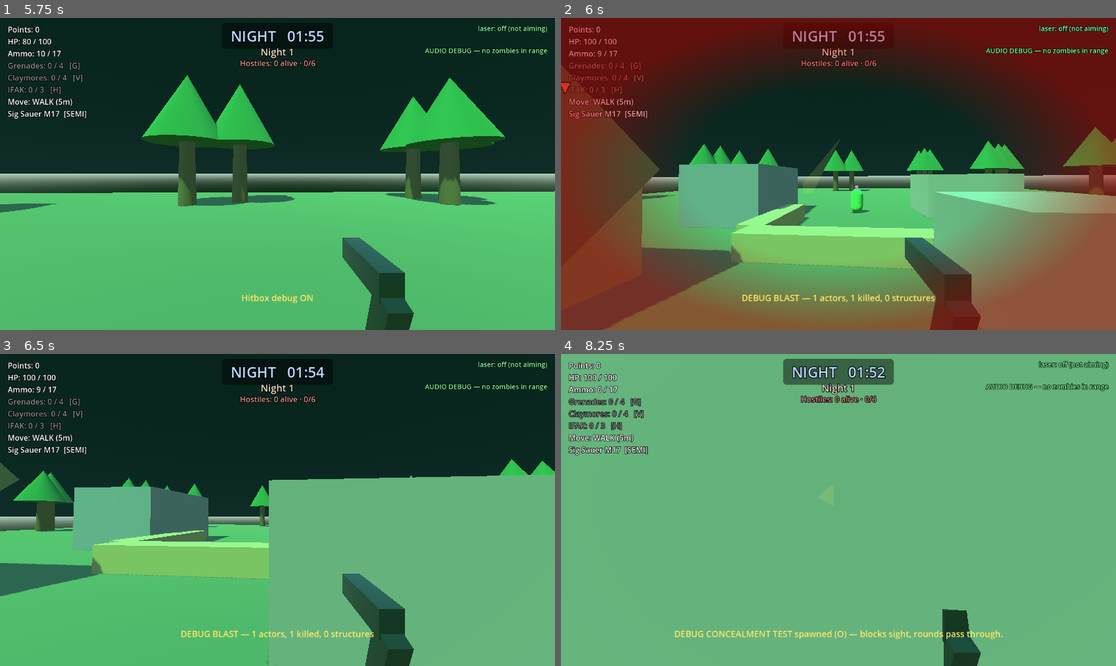
Above: before the commit, frames 1-4 (two rows, left to right).
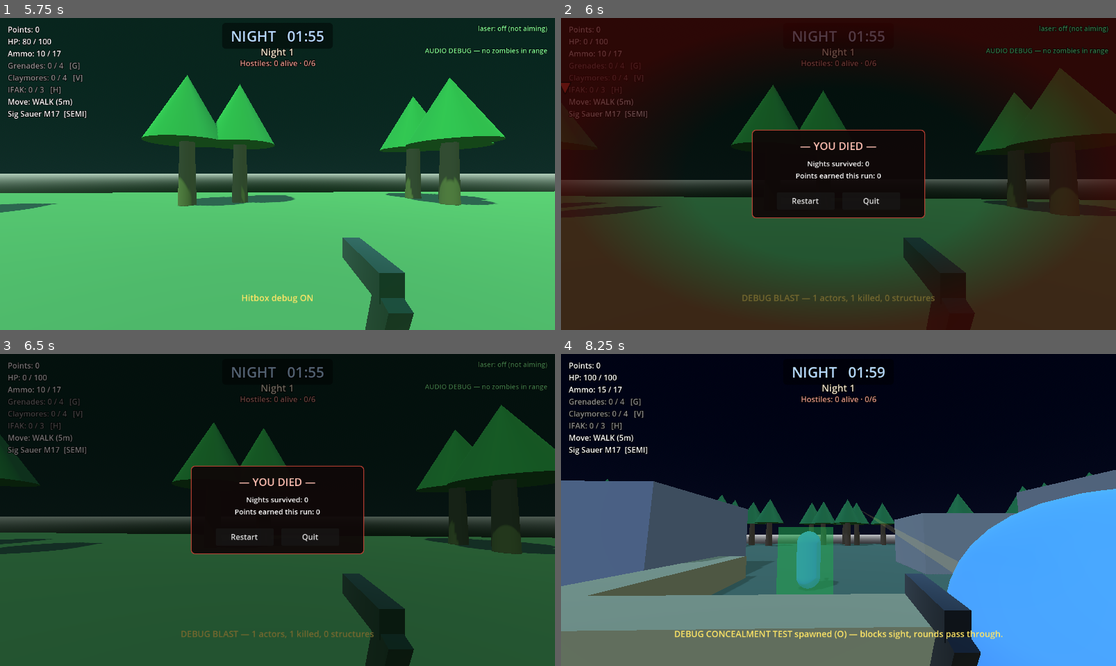
Above: after the commit, the same moments.

Repository: aepibailey/Zombie-Game
Game: Godot game, scene res://tools/smoke_test.tscn
Same seed, same stepped clock (60 frames per second), same inputs: the game is played once before the commit and once after it. This scene is started directly instead of the project's main scene.
Inputs (mouse positions are in pixels of both pictures, inside the frame that each line leads up to):
- Up to frame 1 (5.75 s): tap Enter at 0.5 s; move the mouse to (305, 174) at 0.52 s; hold W from 0.53 s (still down); tap V (equip_claymore) at 0.6 s; click (305, 174) at 0.67 s; tap Space at 0.77, 1.52, 3.02, 3.77, 4.52 s; move the mouse to (249, 174) at 1.27 s; tap G (equip_grenade) at 1.35 s; click (249, 174) at 1.42 s; move the mouse to (288, 167) at 2.02 s; hold E (interact) 2.03-2.78 s; click (288, 167) at 2.17 s; move the mouse to (271, 180) at 2.77 s; tap N (nvg_toggle) at 2.85 s; click (271, 180) at 2.92 s; move the mouse to (316, 177) at 3.52 s; tap Y at 3.6 s; click (316, 177) at 3.67 s; tap T (radio_menu) at 4.15 s; move the mouse to (233, 170) at 4.27 s; tap J at 4.35 s; click (233, 170) at 4.42 s; tap F (roster_menu) at 4.9 s; move the mouse to (283, 174) at 5.02 s; tap K at 5.1 s; click (283, 174) at 5.17 s
- Up to frame 2 (6 s): move the mouse to (816, 167) at 5.77 s; release W at 5.78 s; hold D from 5.78 s (still down); tap L at 5.85 s; click (816, 167) at 5.92 s
- Up to frame 3 (6.5 s): keep holding D; tap Space at 6.02 s
- Up to frame 4 (8.25 s): release D at 6.5 s; click (805, 538) at 6.5 s, where only the run after the commit has a clickable "Restart"; move the mouse to (866, 510) at 7.27 s; hold W from 7.28 s (still down); tap M at 7.35 s; click (866, 510) at 7.42 s; tap Space at 7.52 s; move the mouse to (810, 510) at 8.02 s; tap O at 8.1 s; click (810, 510) at 8.17 s

Frame 1 is identical in both runs. In frame 2, 87% of the frame differs, in the area x 0-100%, y 0-100%; in frame 3, 66%; in frame 4, 98%.

Commit message:
Death ends the run: game-over panel, Restart, and a real run reset
Death used to be a teleport-and-heal inside take_damage(), so nothing a
player did had stakes. Now, unless the new debug toggle
Player.respawn_on_death is on, dying ends the run.

THE DEAD PLAYER follows the hostile-target contract Zombie.gd already
documents: liveness is group membership, so it leaves GROUP_HOSTILE_TARGET
and GROUP_DAMAGEABLE and zombies drop it with no zombie-side filtering. It
stays in "player", and is_alive() is now persistently false, which is
exactly what keeps _nearest_hostile_target()'s "group non-empty while a
player is alive" assert true. take_damage() no-ops while dead; input,
movement and the claymore-recovery hold all stop.

THE GAME-OVER PANEL follows RosterMenu: code-built, its own clock-halt id,
mouse released. It reports nights survived and points earned this run.
Kills are not tracked run-wide anywhere, so they are not shown. It makes
the whole game inert in one place rather than gating nine separate
_unhandled_input handlers: every key is swallowed in _input (which runs
before them all), and a full-screen MOUSE_FILTER_STOP backdrop eats every
click that misses a button.

RESTART is GameManager.start_new_run(), and it does not rely on the scene
reload alone. Autoloads survive a reload, and three of them would have
corrupted the next run:
- GameState would hand Main the dead run's base to restore, along with its
  night counter and points (Main snapshots on every phase boundary)
- EnablerManager would list every radio entry twice, the stale half calling
  into freed nodes
- AmmoManager would stack the new loadout's starting ammo on the old reserves
Each autoload with run state now gets an explicit reset first (GameManager,
PointsManager, AmmoManager, EnablerManager, UAVSystem, GameState), and the
reload goes last. GameManager's reset is silent so the still-alive old Main
cannot re-snapshot the cleared base, and it clears every clock halt, which
keeps the dusk leak-guard assert honest rather than weakened. A restarted
run is a cold boot: opening Day, night counter 0.

Also: PointsManager.earned_this_run, which the panel needs. Zombie's
target cache now also requires group membership, not just instance
validity, so once a re-evaluation interval is set a zombie cannot keep
swinging at a dead player until the cache expires. That is inert at
today's 0.0 default.

Verified headless (throwaway probe, not committed): 41/41. Every run-state
item was dirtied, then checked back at cold-boot values after Restart —
reserves 68 -> 17, radio list stays 5, the snapshotted sandbag does not
resurrect, clock frozen across 79 frames while dead, respawn_on_death=true
keeps the old one-frame latch. Smoke test 5/5.

Co-Authored-By: Claude Opus 5.5 <noreply@anthropic.com>
Claude-Session: https://claude.ai/code/session_01KCtqRv16pejziNbc6C6f9z

Diff:
--- a/scripts/EnablerManager.gd
+++ b/scripts/EnablerManager.gd
@@ -70,6 +70,17 @@
 func global_lockout_left() -> float:
 	return _global_lockout_remaining
 
+## Back to a cold boot. Part of GameManager.start_new_run().
+##
+## Clearing `callable_enablers` is not optional: the four enabler systems
+## append to it from their own setup, and three of them are Main children. A
+## scene reload without this would list every enabler twice, and the stale
+## half would call into freed nodes.
+func reset() -> void:
+	callable_enablers.clear()
+	_cooldowns.clear()
+	_global_lockout_remaining = 0.0
+
 ## Why this enabler can't be called right now, or "" if it can. Cooldowns are
 ## checked here so every caller (menu rendering AND selection) gets the same
 ## answer from one place; per-enabler `available_fn` reasons stack on top.
--- a/scripts/GameManager.gd
+++ b/scripts/GameManager.gd
@@ -99,3 +99,41 @@
 ## Convenience for external callers (crate, all-clear skip) to force dawn/dusk.
 func force_phase(phase: int) -> void:
 	_start_phase(phase)
+
+# --- Run lifecycle ----------------------------------------------------------
+## THE way a new run begins (the game-over panel's Restart). Resets every
+## autoload that holds run state, explicitly, and only THEN reloads the scene,
+## which rebuilds everything Main owns (player, base, fighters, zombies, the
+## enabler systems) from scratch.
+##
+## The scene reload is NOT sufficient by itself and is not relied on alone —
+## autoloads survive it, and three of them would actively corrupt the new run:
+## GameState would hand Main the dead run's base to restore, EnablerManager
+## would list every radio entry twice, and AmmoManager would stack the new
+## loadout's starting ammo on the old reserves.
+##
+## A restarted run is a cold boot: opening Day, night counter 0.
+func start_new_run() -> void:
+	reset_run()
+	PointsManager.reset()
+	AmmoManager.reset()
+	EnablerManager.reset()
+	UAVSystem.reset()
+	# Last before the reload, after anything that might snapshot.
+	GameState.clear()
+	get_tree().reload_current_scene()
+
+## This autoload's share of start_new_run(). SILENT: no phase_changed. The old
+## scene is still alive until the deferred reload swaps it out, and its Main
+## snapshots the base into GameState on every phase boundary — emitting here
+## would re-capture the dead run right after it was cleared. A cold boot's
+## own _ready() emit has no listeners either, so this matches it exactly.
+##
+## Clearing every clock halt is what keeps _start_phase()'s leak guard honest
+## rather than weakened: the game-over panel holds one, and the run it was
+## holding for no longer exists.
+func reset_run() -> void:
+	_clock_halt_sources.clear()
+	current_phase = Phase.DAY
+	time_left = DAY_LENGTH
+	night_number = 0
--- /dev/null
+++ b/scripts/GameOverPanel.gd
@@ -0,0 +1,129 @@
+extends CanvasLayer
+class_name GameOverPanel
+## The run is over. Shown once, on Player.died_permanently, and never closed —
+## the only ways out are Restart (a fresh run) and Quit.
+##
+## Same shape as RosterMenu: built in code, holds the clock with its own
+## source id, takes the mouse off the player. Mouse-driven only — no keys of
+## its own, so it adds no hardcoded keycodes.
+##
+## Reports what is already tracked: nights survived and points earned this
+## run. Kills are not tracked run-wide anywhere, so they are not shown.
+##
+## WHILE SHOWN, THE GAME BEHIND IT IS INERT — enforced here, in one place,
+## rather than by gating each of the nine _unhandled_input handlers that act
+## for the player (Main's all-clear/radio/debug keys, BuildMode, RadioMenu,
+## RosterMenu, TargetPainter, the crate, the supply drop, the trigger zones).
+## Godot delivers input as _input -> GUI -> _unhandled_input, so: every key
+## is swallowed in _input below, and a full-screen backdrop with
+## MOUSE_FILTER_STOP eats every click that does not land on a button. Nothing
+## downstream ever sees an event, whoever it belongs to.
+
+const HALT_ID := "game_over"
+
+var _player: Player
+var _shown := false
+var _summary: Label
+
+func setup(player: Player) -> void:
+	_player = player
+	player.died_permanently.connect(_show)
+
+func _ready() -> void:
+	layer = 25   # above everything, including the crate store (20)
+	visible = false
+
+	# Full-screen, under the panel: dims the dead world and STOPs every click
+	# that misses a button — see the class note.
+	var backdrop := ColorRect.new()
+	backdrop.set_anchors_preset(Control.PRESET_FULL_RECT)
+	backdrop.color = Color(0.0, 0.0, 0.0, 0.55)
+	backdrop.mouse_filter = Control.MOUSE_FILTER_STOP
+	add_child(backdrop)
+
+	var panel := PanelContainer.new()
+	panel.set_anchors_preset(Control.PRESET_CENTER)
+	panel.grow_horizontal = Control.GROW_DIRECTION_BOTH
+	panel.grow_vertical = Control.GROW_DIRECTION_BOTH
+	panel.custom_minimum_size = Vector2(360, 0)
+	var sb := StyleBoxFlat.new()
+	sb.bg_color = Color(0.06, 0.03, 0.03, 0.94)
+	sb.border_color = Color(0.75, 0.25, 0.2, 0.9)
+	sb.set_border_width_all(2)
+	sb.set_corner_radius_all(8)
+	sb.content_margin_left = 24
+	sb.content_margin_right = 24
+	sb.content_margin_top = 18
+	sb.content_margin_bottom = 18
+	panel.add_theme_stylebox_override("panel", sb)
+	add_child(panel)
+
+	var root := VBoxContainer.new()
+	root.add_theme_constant_override("separation", 10)
+	panel.add_child(root)
+
+	var title := Label.new()
+	title.text = "— YOU DIED —"
+	title.add_theme_font_size_override("font_size", 22)
+	title.add_theme_color_override("font_color", Color(1.0, 0.75, 0.7))
+	title.horizontal_alignment = HORIZONTAL_ALIGNMENT_CENTER
+	root.add_child(title)
+
+	_summary = Label.new()
+	_summary.add_theme_font_size_override("font_size", 15)
+	_summary.horizontal_alignment = HORIZONTAL_ALIGNMENT_CENTER
+	root.add_child(_summary)
+	root.add_child(HSeparator.new())
+
+	var buttons := HBoxContainer.new()
+	buttons.alignment = BoxContainer.ALIGNMENT_CENTER
+	buttons.add_theme_constant_override("separation", 16)
+	root.add_child(buttons)
+
+	var restart := Button.new()
+	restart.text = "Restart"
+	restart.custom_minimum_size = Vector2(120, 36)
+	restart.pressed.connect(_on_restart)
+	buttons.add_child(restart)
+
+	var quit := Button.new()
+	quit.text = "Quit"
+	quit.custom_minimum_size = Vector2(120, 36)
+	quit.pressed.connect(_on_quit)
+	buttons.add_child(quit)
+
+## Dying during Night N means N-1 nights were survived; dying by day (your
+## own grenade, say) means the night just finished counts.
+static func nights_survived(night_number: int, is_day: bool) -> int:
+	return maxi(0, night_number if is_day else night_number - 1)
+
+func _show() -> void:
+	if _shown:
+		return
+	_shown = true
+	GameManager.request_clock_halt(HALT_ID)
+	if _player:
+		_player._set_mouse_captured(false)
+	_summary.text = "Nights survived: %d\nPoints earned this run: %d" % [
+		nights_survived(GameManager.night_number, GameManager.is_day()),
+		PointsManager.earned_this_run]
+	visible = true
+
+## Keys only. Mouse buttons must reach the GUI stage for the buttons to work;
+## the backdrop handles stray clicks there instead.
+func _input(event: InputEvent) -> void:
+	if _shown and event is InputEventKey:
+		get_viewport().set_input_as_handled()
+
+func _on_restart() -> void:
+	# start_new_run() clears every clock halt, this one included, before the
+	# reload frees this node — _exit_tree()'s release is then a no-op.
+	GameManager.start_new_run()
+
+func _on_quit() -> void:
+	get_tree().quit()
+
+## Same belt-and-braces as RosterMenu: a halt must never outlive its holder.
+func _exit_tree() -> void:
+	if _shown:
+		GameManager.release_clock_halt(HALT_ID)
--- a/scripts/Main.gd
+++ b/scripts/Main.gd
@@ -639,6 +639,13 @@
 	add_child(_roster_menu)
 	_roster_menu.setup(player, _hud, FIGHTER_ECONOMY_CONFIG, _spawn_fighter)
 
+	# Death ends the run (unless Player.respawn_on_death). Owns its own input
+	# blocking and clock halt; Main only builds it.
+	var game_over := GameOverPanel.new()
+	game_over.name = "GameOverPanel"
+	add_child(game_over)
+	game_over.setup(player)
+
 	# Step 8A phase 4 debug overlay (P). Built here rather than lazily on
 	# first toggle so it is in the tree with everything else and its own
 	# _process is running when the key is hit.
--- a/scripts/Player.gd
+++ b/scripts/Player.gd
@@ -26,6 +26,9 @@
 signal grenade_equipped_changed(equipped: bool)
 ## Emitted on death so any open modal UI (the store) can close itself cleanly.
 signal died_while_busy
+## The run is over. Emitted once, on the death that ends it — never when
+## `respawn_on_death` is on. Main shows the game-over panel off this.
+signal died_permanently
 ## Player took a hit. `dir_angle` is radians relative to facing (0 = ahead,
 ## positive = to the right) so the HUD can show where it came from.
 signal damaged(dir_angle: float)
@@ -45,6 +48,12 @@
 	MoveState.WALK: 5.0,
 	MoveState.SPRINT: 15.0,
 }
+# --- Death -----------------------------------------------------------------
+## DEBUG. Off: death ends the run (game-over panel, Restart). On: the old
+## teleport-and-heal respawn, exactly as it was — the `_died_this_frame` latch
+## and every consumer of it are untouched on this path.
+@export var respawn_on_death: bool = false
+
 # --- Jump & mantle ---------------------------------------------------------
 @export var jump_height: float = 0.9
 ## Noise made on landing a jump and on completing a mantle (PROJECT_SPEC.md
@@ -266,6 +275,9 @@
 ## player respawns instantly, so this is the only window in which a death is
 ## observable at all — see is_alive().
 var _died_this_frame := false
+## Persistent: the run is over. Only ever set when `respawn_on_death` is off,
+## and only cleared by a new run rebuilding this node from scratch.
+var _dead := false
 
 # Weapon state. `ammo`/`reserve` mirror the CURRENT weapon. Loaded magazines
 # live here per weapon; RESERVE ammo is owned by the AmmoManager autoload.
@@ -485,6 +497,20 @@
 func _physics_process(delta: float) -> void:
 	fire_cooldown = maxf(0.0, fire_cooldown - delta)
 
+	# Dead: the body still falls and settles, nothing else runs. Ahead of the
+	# mantle branch so a death mid-mantle doesn't hang the corpse on a ledge.
+	if _dead:
+		# Control is off, so this only cancels a half-finished "Hold E" and
+		# clears its prompt — dying mid-recovery must not strand it on screen.
+		_update_claymore_recovery(delta)
+		if not is_on_floor():
+			velocity.y -= gravity * delta
+		velocity.x = 0.0
+		velocity.z = 0.0
+		move_and_slide()
+		_update_feedback(delta)
+		return
+
 	# A mantle is a locked interpolation: no gravity, no steering, no shooting.
 	if _mantling:
 		_update_mantle(delta)
@@ -665,6 +691,11 @@
 
 # --- Input ----------------------------------------------------------------
 func _unhandled_input(event: InputEvent) -> void:
+	# Not every key path below is gated on control_enabled (the equip actions
+	# check later, inside their own functions). The dead get nothing at all,
+	# including Esc — the game-over panel owns the mouse.
+	if _dead:
+		return
 	if event is InputEventMouseMotion and mouse_captured and control_enabled and not radio_menu_open:
 		rotate_y(-event.relative.x * MOUSE_SENSITIVITY)
 		head.rotate_x(-event.relative.y * MOUSE_SENSITIVITY)
@@ -2101,8 +2132,17 @@
 ## both before and after the killing blow and still never counts. Hence the
 ## latch below: _respawn() sets it, and it clears deferred, i.e. after every
 ## same-frame consumer (the blast loop is synchronous) has sampled it.
+##
+## With respawn off, death is persistent and so is this — which is what keeps
+## Zombie._nearest_hostile_target()'s "group non-empty while a player is
+## alive" assert true once a dead player has left GROUP_HOSTILE_TARGET.
 func is_alive() -> bool:
-	return not _died_this_frame
+	return not (_died_this_frame or _dead)
+
+## True once the run has ended. Distinct from `not is_alive()`, which is also
+## true for the one frame of a respawn death.
+func is_dead() -> bool:
+	return _dead
 
 ## THE point sight enters and leaves this player — LineOfSight's contract (see
 ## LineOfSight.eye_point()). This is the camera's own position, not a body
@@ -2137,6 +2177,10 @@
 	take_damage(amount, source_pos)
 
 func take_damage(amount: int, source_pos = null) -> void:
+	# A dead player has left every damage group, but a blast already iterating
+	# or a zombie swinging off a stale target can still land one call here.
+	if _dead:
+		return
 	hp = maxi(0, hp - amount)
 	health_changed.emit(hp, MAX_HP)
 	add_shake(HURT_SHAKE)
@@ -2149,7 +2193,32 @@
 	if _sfx_hurt.stream:
 		_sfx_hurt.play()
 	if hp <= 0:
-		_respawn()
+		if respawn_on_death:
+			_respawn()
+		else:
+			_die()
+
+## The run ends here. Persistent, unlike _respawn(): the player stays where it
+## fell, takes no input and no damage, and stops being anything's target.
+##
+## Leaves the target and blast groups but STAYS in "player": Zombie's
+## _no_live_player() looks the player up by that group and reads is_alive(),
+## which is how the "hostile-target group is never empty while a player is
+## alive" assert stays true with no zombie-side change.
+func _die() -> void:
+	_dead = true
+	# Same order and the same hand-offs as _respawn(): the fuse goes off where
+	# the body dropped, and any open store closes before control is taken.
+	_drop_cooking_grenade()
+	died_while_busy.emit()
+	_cancel_ifak("died")
+	remove_from_group(Zombie.GROUP_HOSTILE_TARGET)
+	remove_from_group(AreaDamageSystem.GROUP_DAMAGEABLE)
+	_force_unads()
+	set_control_enabled(false)
+	_mantling = false
+	message.emit("You died.")
+	died_permanently.emit()
 
 func _respawn() -> void:
 	# One-frame death latch for is_alive() — see its docstring. Set before
--- a/scripts/PointsManager.gd
+++ b/scripts/PointsManager.gd
@@ -12,10 +12,22 @@
 ## need and that previously didn't exist.
 var earned_this_night: int = 0
 var spent_this_night: int = 0
+## Everything earned since the run began, spending ignored — what the
+## game-over panel reports. `points` is only the balance left to spend.
+var earned_this_run: int = 0
 
 func add_points(amount: int) -> void:
 	points += amount
 	earned_this_night += amount
+	earned_this_run += amount
+	points_changed.emit(points)
+
+## Back to a cold boot's values. Part of GameManager.start_new_run().
+func reset() -> void:
+	points = 0
+	earned_this_night = 0
+	spent_this_night = 0
+	earned_this_run = 0
 	points_changed.emit(points)
 
 func begin_night_tally() -> void:
--- a/scripts/UAVSystem.gd
+++ b/scripts/UAVSystem.gd
@@ -31,6 +31,20 @@
 
 var _hud: HUD
 var _radio: RadioMenu
+
+## Back to a cold boot. Part of GameManager.start_new_run().
+##
+## Disconnects as well as clearing: both ends are autoloads, so the
+## connection survives a scene reload, and the next setup() connecting again
+## would be a "signal already connected" error.
+func reset() -> void:
+	active = false
+	_used_night = -1
+	_hud = null
+	_radio = null
+	if GameManager.phase_changed.is_connected(_on_phase_changed):
+		GameManager.phase_changed.disconnect(_on_phase_changed)
+	uav_state_changed.emit(false)
 
 func setup(hud: HUD, radio: RadioMenu) -> void:
 	_hud = hud
--- a/scripts/Zombie.gd
+++ b/scripts/Zombie.gd
@@ -1002,8 +1002,13 @@
 	# Cache only when a cadence was actually asked for. At the 0.0 default
 	# this branch never runs and every query re-scans, matching the old
 	# per-call _get_player() exactly.
+	# Still a member, not merely instance-valid: a target that died
+	# permanently has LEFT the group (see GROUP_HOSTILE_TARGET's contract) but
+	# is still a live node — a dead player is never freed — so validity alone
+	# would keep a zombie swinging at a corpse until the cache expired.
 	if target_reevaluate_interval > 0.0 and _target_timer > 0.0 \
-			and _target_cache != null and is_instance_valid(_target_cache):
+			and is_instance_valid(_target_cache) \
+			and _target_cache.is_in_group(GROUP_HOSTILE_TARGET):
 		return _target_cache
 	_target_cache = _nearest_hostile_target()
 	_target_timer = target_reevaluate_interval
